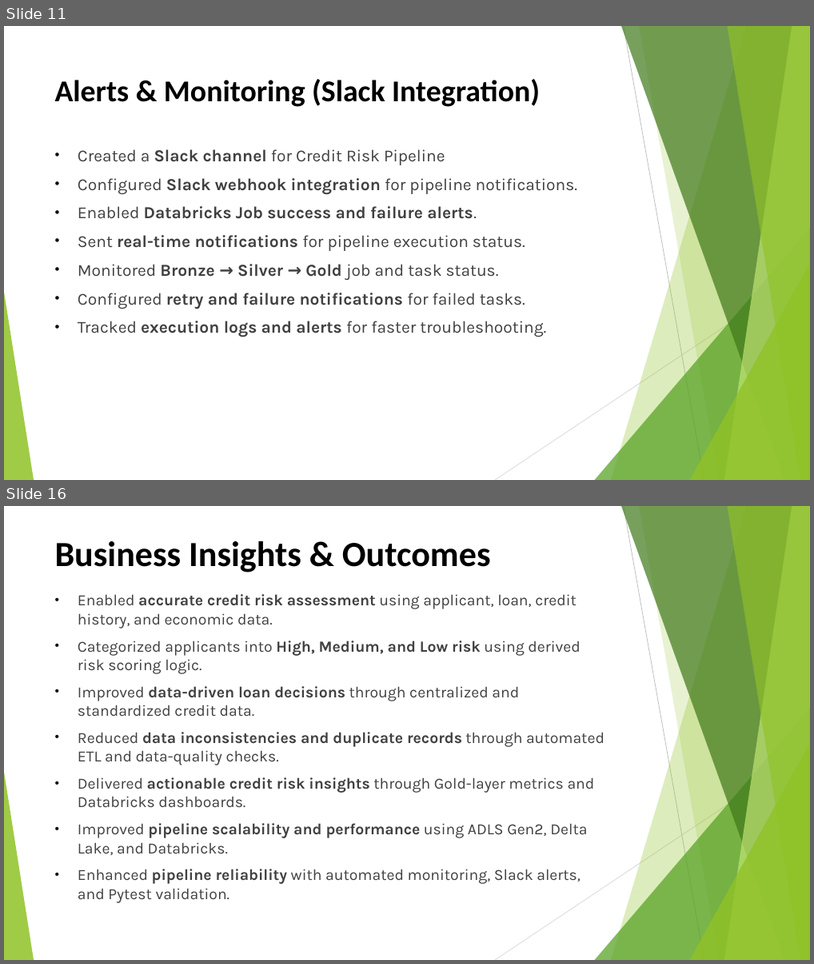
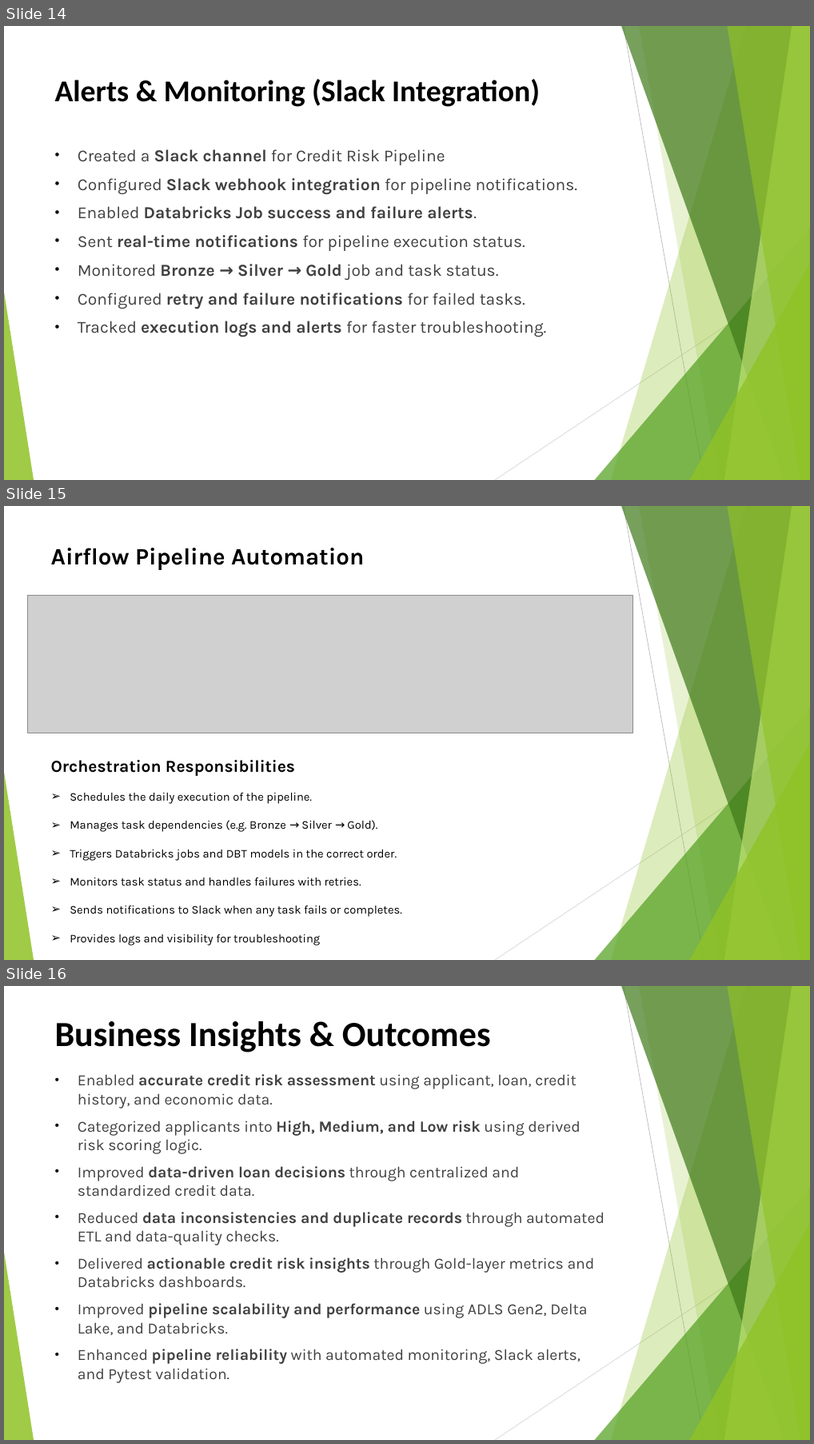
Before and after one commit to Bellamkondakumaraswamy/Credit-Risk-Assessment-Pipeline, a slide deck: Credit Risk Assessment Pipeline PPTX.pptx. Shown one above the other, each under a label of ours: slides 11 and 16 before the commit, slides 14, 15 and 16 after it; the slides between them are not shown. The pictures are 814x964 and 814x1444 pixels, drawn with LibreOffice and Linux fonts; fonts in the diff are those of the drawing; grey boxes stand for pictures. Boxes give left, top, right and bottom in pixels: in the first picture for what was removed or moved away, otherwise in the second. Text is boxed around its words. In the diff, an @@ line names an element or a change of style, - is before the commit and + after.

```diff
--- a/Credit Risk Assessment Pipeline PPTX.pptx
+++ b/Credit Risk Assessment Pipeline PPTX.pptx
@@ slide 15 added at [4, 506, 810, 960], background #FFFFFF; not listed: 10 template elements that a slide beside it also shows @@
@@ text added at [51, 548, 364, 570], 28 pt, text #000000, bold @@
+Airflow Pipeline Automation
@@ picture added at [27, 596, 634, 733] @@
@@ text added at [51, 760, 402, 945], 14 pt, text #000000 @@
+Orchestration Responsibilities
+➢ Schedules the daily execution of the pipeline.
+➢ Manages task dependencies (e.g. Bronze → Silver → Gold).
+➢ Triggers Databricks jobs and DBT models in the correct order.
+➢ Monitors task status and handles failures with retries.
+➢ Sends notifications to Slack when any task fails or completes.
+➢ Provides logs and visibility for troubleshooting
@@ what was slide 11 is now slide 14 @@
```
Also in this commit, not shown: 7 slides changed, 4 other slides added, 6 slides removed, 16 other files.
